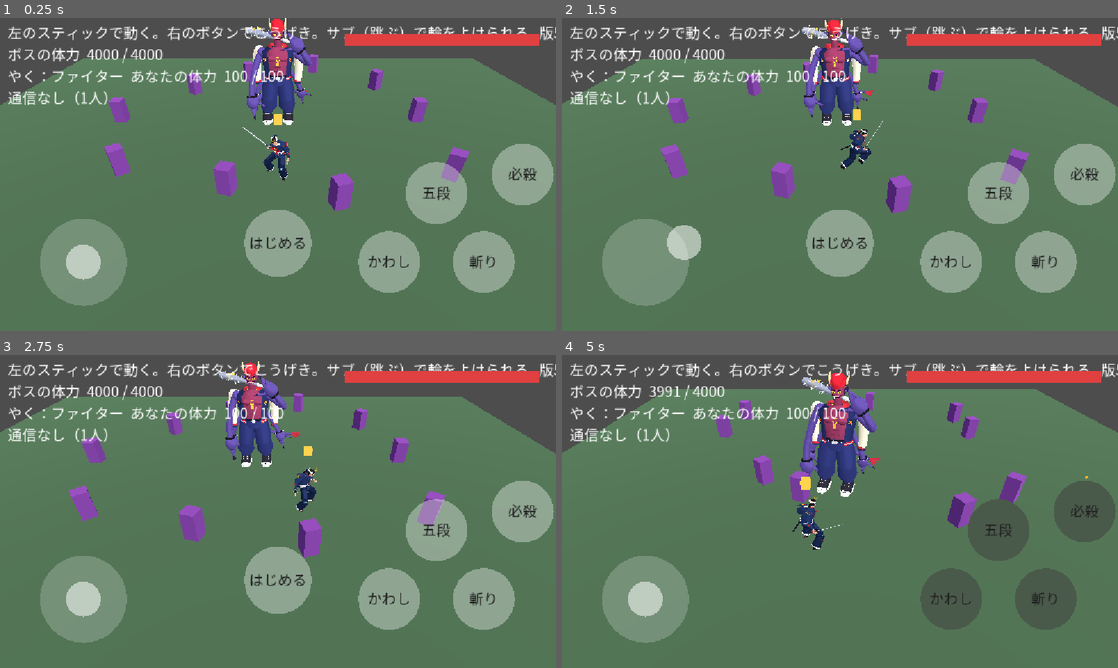
Above: before the commit, frames 1-4 (two rows, left to right).
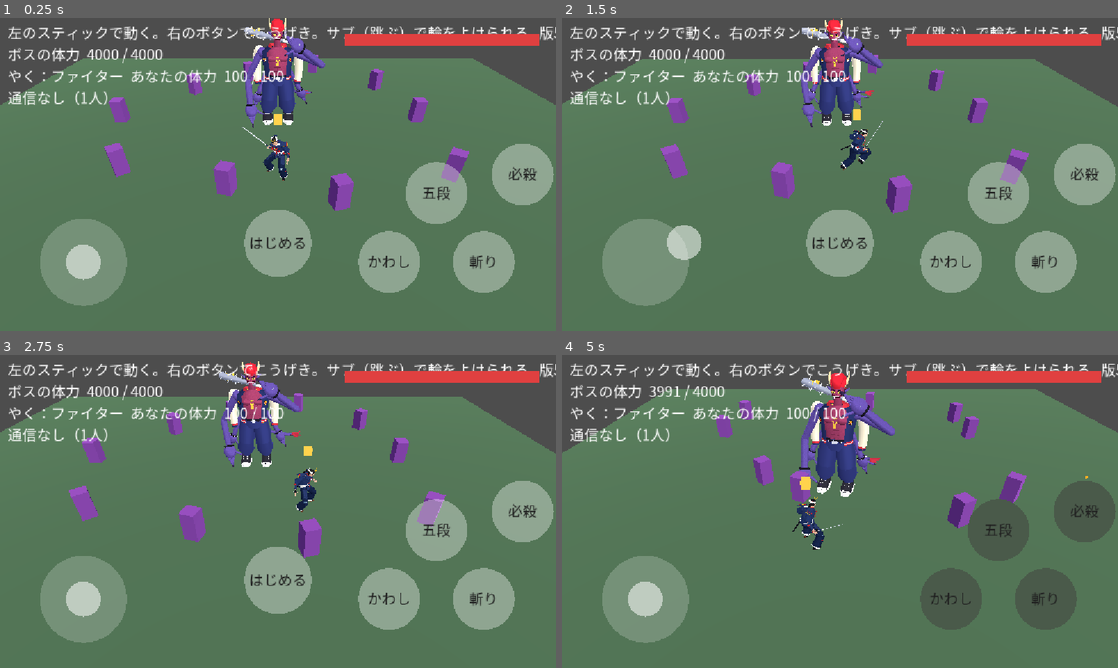
Above: after the commit, the same moments.

Repository: koyoy1016-gif/bigbusters-godot
Game: Godot game, scene res://scenes/prototype/stick_prototype.tscn
The game is run twice, just before and just after one commit, with the same random seed, the same clock (stepped at 60 frames per second) and the same inputs. This scene is started directly instead of the project's main scene.
Inputs (mouse positions are in pixels of both pictures, inside the frame that each line leads up to):
- Up to frame 1 (0.25 s): no input
- Up to frame 2 (1.5 s): tap Enter at 0.5 s; move the mouse to (962, 158) at 0.52 s; tap 1 at 0.6 s; click (962, 158) at 0.67 s; drag from (728, 190) to (812, 237) at 1.27 s
- Up to frame 3 (2.75 s): move the mouse to (333, 442) at 2.02 s; tap 1 at 2.1 s; click (333, 442) at 2.17 s
- Up to frame 4 (5 s): drag from (812, 574) to (673, 464) at 2.77 s; move the mouse to (1006, 558) at 3.52 s; tap 1 at 3.6 s; click (1006, 558) at 3.67 s; drag from (673, 464) to (756, 433) at 4.27 s

The runs differ from the first frame. In frame 1, 0.7% of the frame differs, in the area x 43-59%, y 2-36%; in frame 2, 0.7%; in frame 3, 0.7%; in frame 4, 0.9%, in the area x 42-60%, y 6-42%.

Commit message:
版53：ボスの腕に関節（上腕＋前腕、ひじ）を入れ、くねくねした動きを直した
Co-Authored-By: Claude Opus 5.5 <noreply@anthropic.com>
Claude-Session: https://claude.ai/code/session_01MKWngGD3NFRKZXn1m7uNeT

Diff:
--- a/data/boss_model.json
+++ b/data/boss_model.json
@@ -160,5 +160,10 @@
   -0.15,
   -0.7
  ],
- "tail_whip_len": 3.4
+ "tail_whip_len": 3.4,
+ "upper_arm_len": 1.35,
+ "fore_arm_len": 1.45,
+ "small_upper_len": 0.75,
+ "small_fore_len": 0.85,
+ "_memo_arms": "腕は関節のある2本の骨（上腕 upper_arm_len＋前腕 fore_arm_len、小さな腕は small_*）。届かない目標のときだけ、まっすぐのまま伸びる"
 }
--- a/scripts/boss/boss_model.gd
+++ b/scripts/boss/boss_model.gd
@@ -73,6 +73,7 @@
 var arm_mm: MultiMeshInstance3D  ## 腕の節（全部の腕を1つで描く）
 var arm_seg_sleeve: Array = []  ## 節の番号 → そで（true）か肌（false）か
 var arm_visible := {}
+var arm_elbow := {}  ## 腕のid → ひじの位置（モデルの座標）
 var sleeve_color := Color.WHITE
 var tail_mm: MultiMeshInstance3D  ## しっぽの節
 var tail_deco_mm: MultiMeshInstance3D  ## しっぽのとげと、先の毛
@@ -1113,35 +1114,48 @@
 	_layout_arm(side)
 
 
+## 腕を、関節のある2本の骨（上腕＋前腕）で並べる。ひじの位置は、手の先から計算する（solve_two_bone）。
+## 骨はまっすぐで曲がらないので、くねくねしない。届かない遠くの目標（必殺技の手など）だけは、腕全体がまっすぐのまま伸びる
 func _layout_arm(side: String) -> void:
 	var s: Vector3 = shoulder[side]
 	var h: Vector3 = hand_target[side]
 	var out := 1.0 if side.begins_with("L") else -1.0
-	var length := float(arm_len[side])
-	var control := (s + h) * 0.5 + Vector3(out * float(cfg["arm_bow"]), -float(cfg["arm_sag"]) * clampf((h - s).length() / length, 0.2, 1.0), 0.0) + (hand_bend[side] as Vector3)
+	var big := BIG.has(side)
+	var l1 := float(cfg.get("upper_arm_len" if big else "small_upper_len", 1.35 if big else 0.75))
+	var l2 := float(cfg.get("fore_arm_len" if big else "small_fore_len", 1.45 if big else 0.85))
+	var dist := (h - s).length()
+	if dist > (l1 + l2) * 0.999:
+		var stretch := dist / ((l1 + l2) * 0.999)
+		l1 *= stretch
+		l2 *= stretch
+	# ひじの向き：ふだんは外・うしろ・少し下。bend で向きを変えられる（バットをかつぐ腕など）
+	var pole := Vector3(out * 0.9, -0.35, -0.55) + (hand_bend[side] as Vector3)
+	var elbow := solve_two_bone(s, h, l1, l2, pole)
 	var segs: Array = arm_nodes[side]
 	var n := segs.size()
-	var pts: Array = []
-	for i in n + 1:
-		var t := float(i) / float(n)
-		pts.append(s.lerp(control, t).lerp(control.lerp(h, t), t))
+	var n_up := n / 2
 	var r0 := float(arm_radius[side])
-	var r1 := r0 * 0.72
 	var mm := arm_mm.multimesh
 	var vis: bool = arm_visible.get(side, true)
 	for i in n:
-		var a: Vector3 = pts[i]
-		var b: Vector3 = pts[i + 1]
+		var upper := i < n_up
+		var a0: Vector3 = s if upper else elbow
+		var b0: Vector3 = elbow if upper else h
+		var cnt := n_up if upper else n - n_up
+		var j := i if upper else i - n_up
+		var a := a0.lerp(b0, float(j) / float(cnt))
+		var b := a0.lerp(b0, float(j + 1) / float(cnt))
 		var d := b - a
 		var len := maxf(d.length(), 0.01)
-		# 前腕（先の半分）は、少し太く（毛深い前腕）
-		var k := (float(i) + 0.5) / n
-		var r := lerpf(r0, r1, k) * (1.0 + 0.18 * sin(clampf((k - 0.45) / 0.5, 0.0, 1.0) * PI))
+		# 太さ：上腕は付け根が太く、前腕はまん中がふくらむ（筋肉）。手首は細く
+		var k := (float(j) + 0.5) / float(cnt)
+		var r := r0 * (lerpf(1.08, 0.86, k) if upper else lerpf(0.92, 0.7, k) * (1.0 + 0.22 * sin(k * PI)))
 		var basis := Basis(Quaternion(Vector3.UP, d / len)) * Basis.from_scale(Vector3(r * 2.0, (len + r * 2.0) * 0.5, r * 2.0)) if vis else Basis.from_scale(Vector3.ZERO)
 		mm.set_instance_transform(int(segs[i]), Transform3D(basis, (a + b) * 0.5))
+	arm_elbow[side] = elbow
 	var hand: Node3D = hand_nodes[side]
 	hand.position = h
-	var tip: Vector3 = (pts[n] as Vector3) - (pts[n - 1] as Vector3)
+	var tip: Vector3 = h - elbow
 	if tip.length() > 0.01:
 		hand.basis = Basis(Quaternion(Vector3.DOWN, tip.normalized())) * Basis.from_scale(hand.basis.get_scale())
 	if side == "L" and bat != null and bat.visible:
@@ -1172,7 +1186,7 @@
 			rest = s + Vector3(0.1 + 0.04 * sin(time * 1.2), 0.32 + 0.05 * sin(time * 1.5), 0.3)
 		else:
 			# 長い腕を、ひざのあたりまで垂らす
-			rest = s + Vector3(-0.42 - 0.08 * sin(time * 1.3), -2.15 + 0.1 * sin(time * 1.1), 0.3 + 0.12 * cos(time * 0.9))
+			rest = s + Vector3(-0.5 - 0.08 * sin(time * 1.3), -2.5 + 0.1 * sin(time * 1.1), 0.45 + 0.12 * cos(time * 0.9))
 		var bend := Vector3.ZERO
 		if form != "awake" and side == "L":
 			bend = Vector3(0.75, -1.0, 0.15)  # ひじを外・下へ曲げて、肩の前でバットを持つ
--- a/tests/test_boss_form.gd
+++ b/tests/test_boss_form.gd
@@ -45,6 +45,23 @@
 	var fr: Vector3 = _chain(sk, "R").origin
 	check("歩くと、左右の足が前後にずれる", absf(fl.z - fr.z) > 0.3)
 	m.reset_form()
+	# 腕の関節：上腕と前腕は、まっすぐの骨（長さは変わらない）。ひじで曲がる
+	m.begin_frame(0.0)
+	var sh: Vector3 = m.shoulder["R"]
+	m.set_hand("R", sh + Vector3(-1.0, -1.5, 1.2))
+	var el: Vector3 = m.arm_elbow["R"]
+	var ul := float(cfg["upper_arm_len"])
+	var fl2 := float(cfg["fore_arm_len"])
+	var hr: Vector3 = m.hand_target["R"]
+	check("腕は、上腕と前腕の長さが変わらない（くねくねしない）", absf((el - sh).length() - ul) < 0.01 and absf((hr - el).length() - fl2) < 0.01)
+	var straight: bool = (hr - sh).length() < ul + fl2 - 0.05
+	check("近い目標では、ひじが曲がる", straight)
+	m.set_hand("R", sh + Vector3(-6.0, 0.0, 0.0))
+	el = m.arm_elbow["R"]
+	var d1: Vector3 = (el - sh).normalized()
+	var hr2: Vector3 = m.hand_target["R"]
+	var d2: Vector3 = (hr2 - el).normalized()
+	check("届かない遠くの目標では、腕はまっすぐのまま伸びる", d1.dot(d2) > 0.99)
 	m.set_flash(true)
 	check("点滅を出せる", m.is_flashing() and (m.skin as StandardMaterial3D).emission_energy_multiplier > 0.0)
 	m.set_flash(false)
Not shown, changed: NOTES.md
